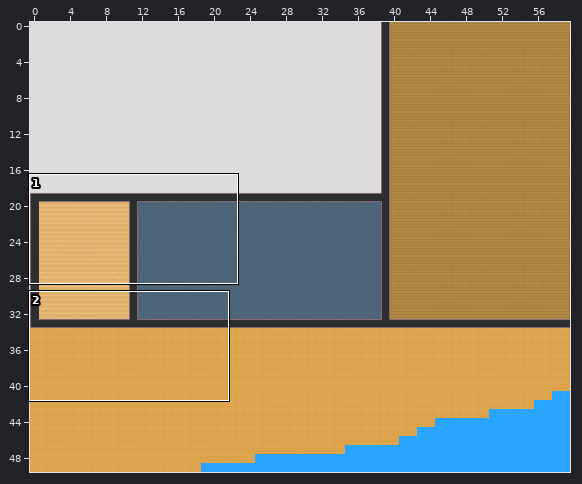
Tiled map (JSON), stored at map.tmj. The picture above shows the old version from afar; the outline marks the close-up.
Close-up. First the earlier version:
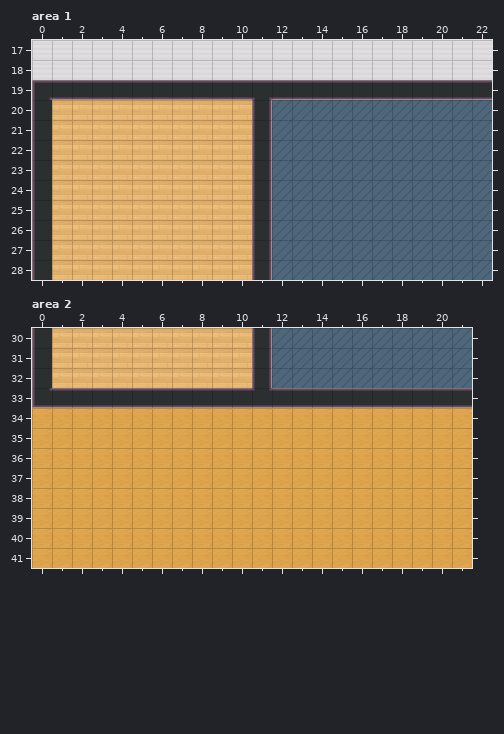
Cells are 32x32 px. Shown: area 1 x 0..22, y 17..28; area 2 x 0..21, y 30..41. The commit also changed other parts of the map, which this record leaves out.
After:
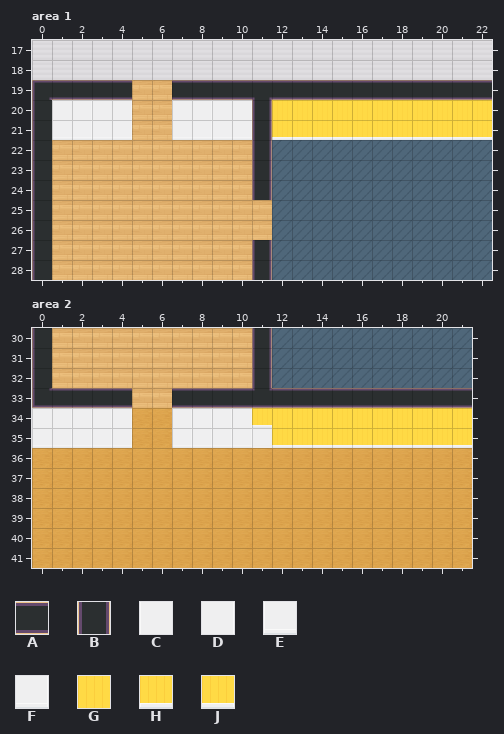
Key: from "Chunk 1": A 3, B 5, C 14, D 15, E 16, F 17, G 20, H 22, J 23.
_ is an empty cell, . an unchanged one.
From old to new:
--- layer "walls/walls1", area 1
@@ x 1..22 @@
-19 ....AA................
-20 ____..____.___________
-21 ____..____.___________
+19 ....__................
+20 CDCD..CDCD.GGGGGGGGGGG
+21 EFEF..EFEF.HJJJJJJJJJJ
@@ x 11..11 @@
-25 B
-26 B
+25 _
+26 _
--- layer "walls/walls1", area 2
@@ x 0..21 @@
-33 .....AA...............
-34 _____.._______________
-35 _____.._______________
+33 .....__...............
+34 CDDDD..DDDDJGGGGGGGGGG
+35 EFFFF..FFFFCHHHHHHHHHH
Where, in picture pixels (left, top, right, bottom), the same in both close-ups:
changed: (52, 80, 252, 140)
added: (272, 100, 492, 140)
removed: (252, 200, 272, 240)
changed: (32, 388, 472, 448)
